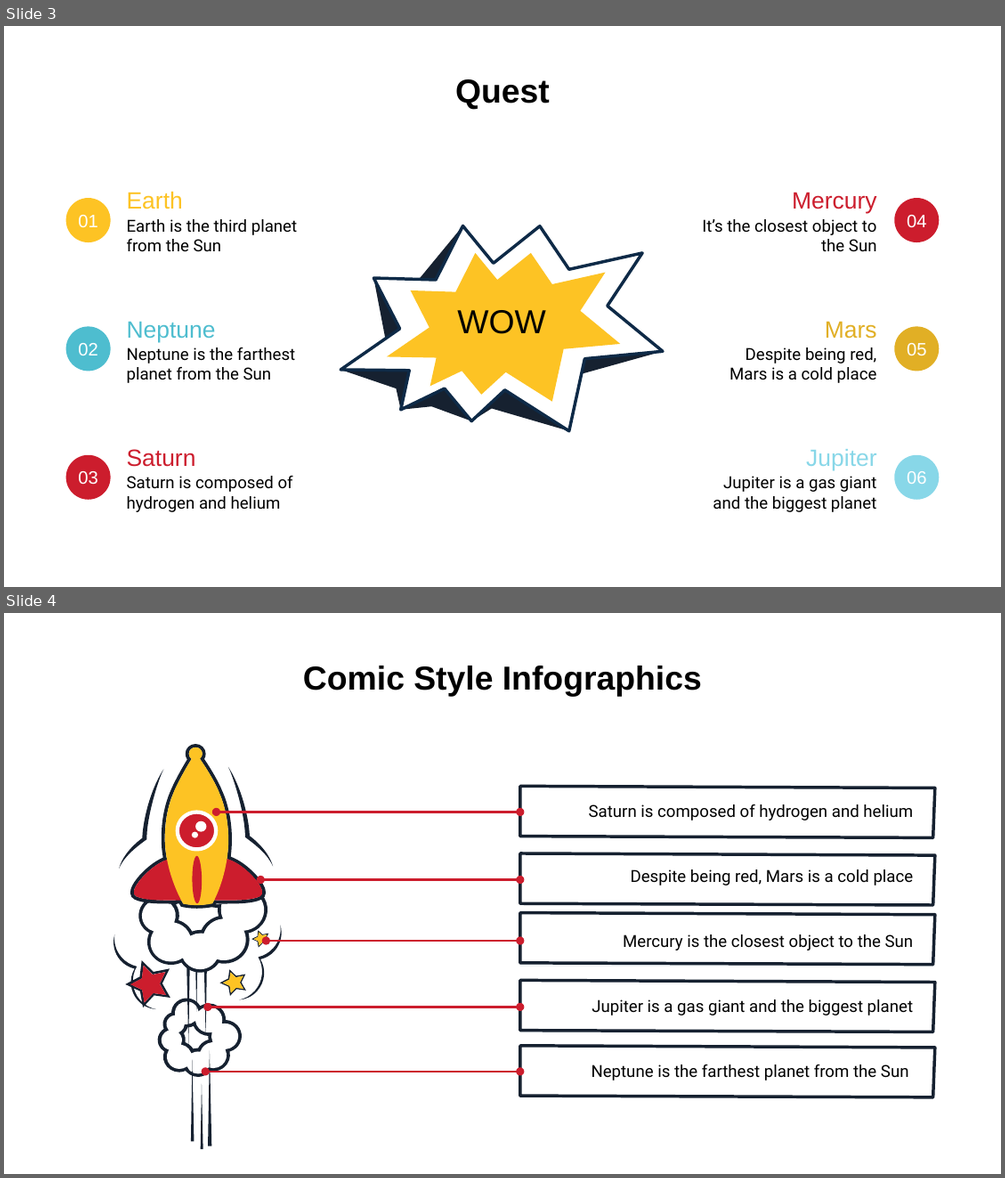
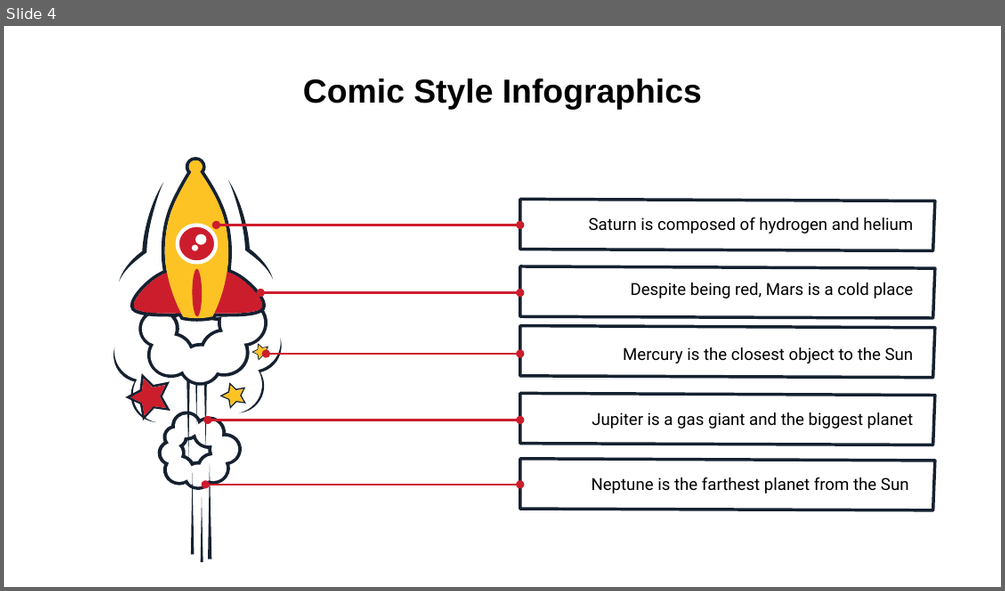
Before and after one commit to Xynyxel/Game, a slide deck: ProjectGame.pptx. Shown one above the other, each under a label of ours: slides 3 and 4 before the commit, slide 4 after it. The pictures are 1005x1178 and 1005x591 pixels, drawn with LibreOffice and Linux fonts; fonts in the diff are those of the drawing. Boxes give left, top, right and bottom in pixels: in the first picture for what was removed or moved away, otherwise in the second. Text is boxed around its words. In the diff, an @@ line names an element or a change of style, - is before the commit and + after.

```diff
--- a/ProjectGame.pptx
+++ b/ProjectGame.pptx
@@ slide 3 removed at box(4, 26, 1001, 587), background #FFFFFF @@
@@ title removed at box(455, 79, 550, 109) @@
-Quest
@@ ellipse removed at box(65, 198, 111, 242) @@
-01
@@ text removed at box(127, 192, 183, 209) @@
-Earth
@@ text removed at box(792, 192, 877, 214) @@
-Mercury
@@ ellipse removed at box(894, 198, 939, 242) @@
-04
@@ text removed at box(127, 219, 297, 252) @@
-Earth is the third planet from the Sun
@@ freeform shape removed at box(341, 225, 663, 431) @@
@@ freeform shape removed at box(341, 225, 663, 431) @@
@@ text removed at box(702, 219, 877, 252) @@
-It’s the closest object to the Sun
@@ freeform shape removed at box(387, 253, 620, 402) @@
@@ text removed at box(457, 310, 545, 334) @@
-WOW
@@ ellipse removed at box(65, 326, 111, 371) @@
-02
@@ text removed at box(127, 321, 216, 342) @@
-Neptune
@@ text removed at box(825, 321, 877, 338) @@
-Mars
@@ ellipse removed at box(894, 326, 939, 371) @@
-05
@@ text removed at box(127, 347, 295, 383) @@
-Neptune is the farthest planet from the Sun
@@ text removed at box(729, 347, 877, 383) @@
-Despite being red,
-Mars is a cold place
@@ text removed at box(127, 449, 196, 467) @@
-Saturn
@@ text removed at box(806, 449, 876, 471) @@
-Jupiter
@@ ellipse removed at box(65, 455, 111, 499) @@
-03
@@ text removed at box(127, 475, 293, 512) @@
-Saturn is composed of hydrogen and helium
@@ text removed at box(712, 475, 877, 512) @@
-Jupiter is a gas giant
-and the biggest planet
@@ ellipse removed at box(894, 455, 939, 499) @@
-06
```
Also in this commit, not shown: 1 slide changed, 1 slide added, 1 other file.
